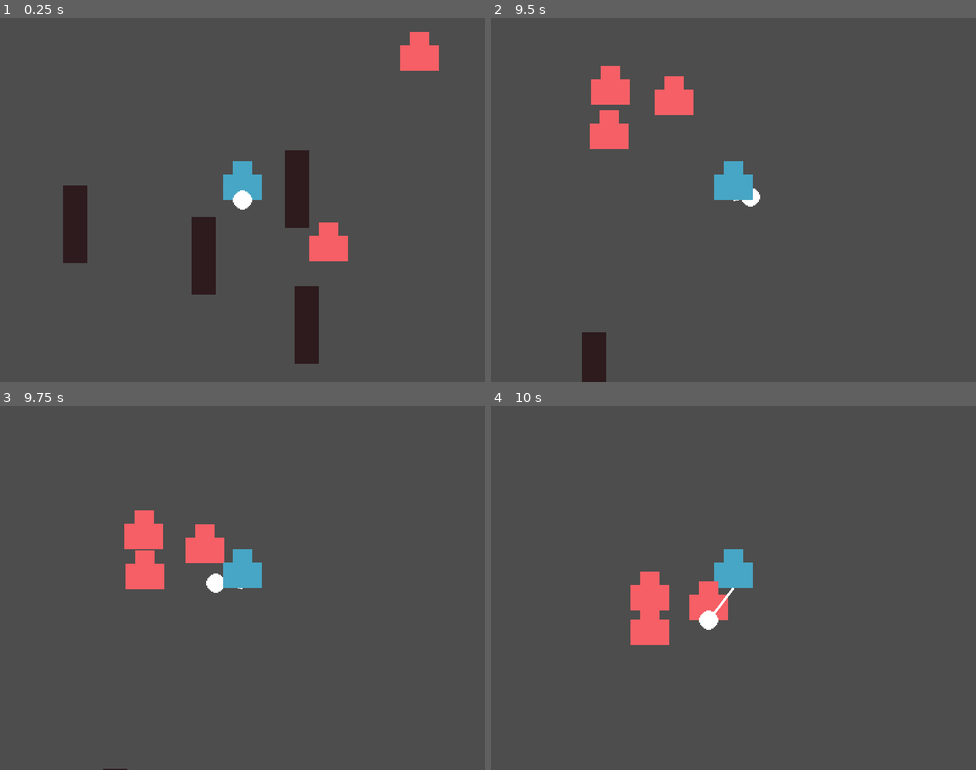
Above: before the commit, frames 1-4 (two rows, left to right).
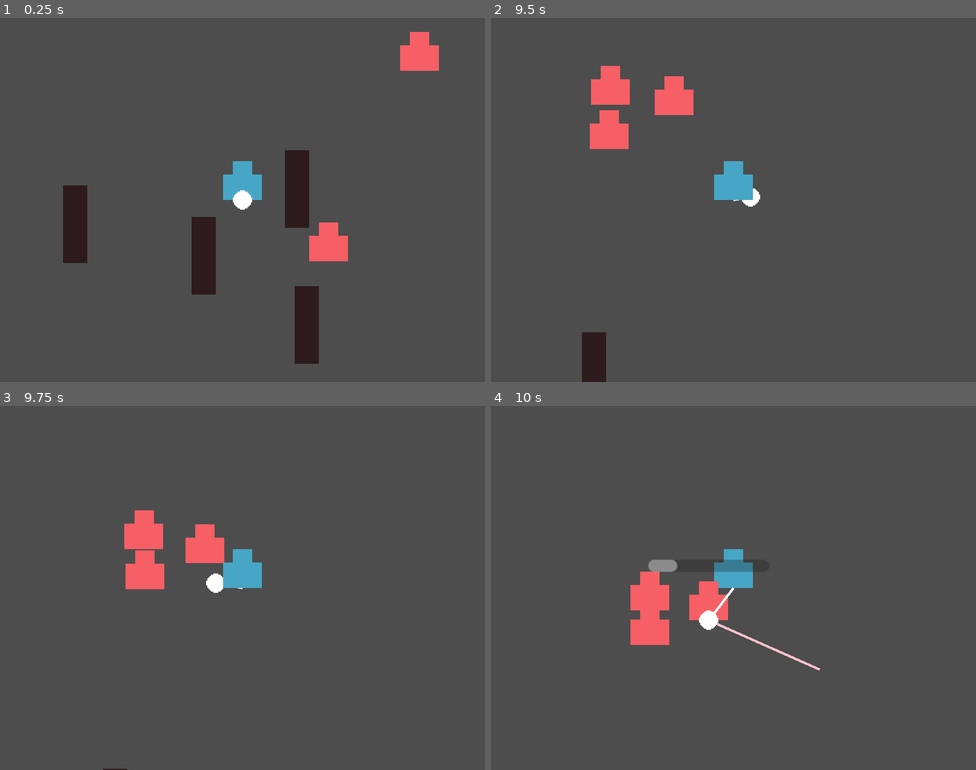
Above: after the commit, the same moments.

Repository: martindzejky/gmtk2025
Game: Godot game, scene res://main.tscn
Two runs of this game, one before a commit and one after it. Both use one fixed random seed, a clock stepped at 60 frames per second and the inputs below.
Inputs (mouse positions are in pixels of both pictures, inside the frame that each line leads up to):
- Up to frame 1 (0.25 s): no input
- Up to frame 2 (9.5 s): move the mouse to (709, 272) at 0.52 s; hold W (move_up) 0.53-2.03 s; click (709, 272) at 0.6 s; move the mouse to (879, 254) at 1.27 s; click (879, 254) at 1.35 s; move the mouse to (588, 145) at 2.02 s; hold A (move_left) 2.03-3.53 s; click (588, 145) at 2.1 s; move the mouse to (757, 200) at 2.77 s; click (757, 200) at 2.85 s; move the mouse to (660, 109) at 3.52 s; hold S (move_down) 3.53-4.28 s; click (660, 109) at 3.6 s; move the mouse to (840, 181) at 4.27 s; hold D (move_right) 4.28-5.03 s; click (840, 181) at 4.35 s; move the mouse to (636, 218) at 5.02 s; hold W (move_up) 5.03-5.78 s; click (636, 218) at 5.1 s; move the mouse to (782, 119) at 5.77 s; hold D (move_right) 5.78-8.03 s; click (782, 119) at 5.85 s; move the mouse to (709, 272) at 6.52 s; click (709, 272) at 6.6 s; move the mouse to (879, 254) at 7.27 s; click (879, 254) at 7.35 s; move the mouse to (588, 145) at 8.02 s; hold S (move_down) 8.03-8.78 s; click (588, 145) at 8.1 s; move the mouse to (757, 200) at 8.77 s; hold A (move_left) from 8.78 s (still down); click (757, 200) at 8.85 s
- Up to frame 3 (9.75 s): move the mouse to (169, 497) at 9.52 s; release A (move_left) at 9.53 s; hold W (move_up) from 9.53 s (still down); click (169, 497) at 9.6 s
- Up to frame 4 (10 s): keep holding W (move_up)

Frames 1-3 are identical in both runs. In frame 4, 0.6% of the frame differs, in the area x 32-68%, y 42-73%.

Commit message:
implement looping and catching

Diff:
--- a/objects/hook.tscn
+++ b/objects/hook.tscn
@@ -6,11 +6,10 @@
 [sub_resource type="CircleShape2D" id="CircleShape2D_f46kd"]
 radius = 15.0
 
-[node name="hook" type="Area2D" node_paths=PackedStringArray("player", "lasso") groups=["hook"]]
+[node name="hook" type="Area2D" node_paths=PackedStringArray("progress_bar") groups=["hook"]]
 collision_mask = 5
 script = ExtResource("1_vff3s")
-player = NodePath("")
-lasso = NodePath("")
+progress_bar = NodePath("progress")
 max_distance_from_player = 400.0
 
 [node name="sprite" type="Sprite2D" parent="."]
@@ -19,4 +18,21 @@
 [node name="shape" type="CollisionShape2D" parent="."]
 shape = SubResource("CircleShape2D_f46kd")
 
+[node name="progress" type="ProgressBar" parent="."]
+anchors_preset = 7
+anchor_left = 0.5
+anchor_top = 1.0
+anchor_right = 0.5
+anchor_bottom = 1.0
+offset_left = -50.0
+offset_top = -50.0
+offset_right = 50.0
+offset_bottom = -40.0
+grow_horizontal = 2
+grow_vertical = 0
+size_flags_vertical = 8
+max_value = 1.0
+step = 0.001
+show_percentage = false
+
 [connection signal="body_entered" from="." to="." method="_on_body_entered"]
--- a/scripts/hook.gd
+++ b/scripts/hook.gd
@@ -3,7 +3,9 @@
 
 @export var player: Player
 @export var lasso: Lasso
+@export var progress_bar: ProgressBar
 @export var max_distance_from_player := 100.0
+@export var speed := 300.0
 
 enum State {
   WITH_PLAYER,
@@ -14,7 +16,9 @@
 
 var state: State = State.WITH_PLAYER
 var target_direction: Vector2 = Vector2.ZERO
-var speed := 300.0
+var total_angle_change := 0.0
+var starting_angle := 0.0
+var last_angle := 0.0
 
 func shoot_in_direction(new_target_direction: Vector2):
   if state != State.WITH_PLAYER:
@@ -27,9 +31,27 @@
 
   print('Shooting in direction: ', target_direction)
 
+func hook_to_enemy(enemy: Enemy):
+  if state != State.FLYING:
+    print('Hook is not flying so it cannot hook to enemy')
+    return
+
+  state = State.HOOKED
+
+  print('Hooking to enemy: ', enemy)
+  reparent(enemy)
+  position = Vector2.ZERO
+  total_angle_change = 0.0
+  starting_angle = global_position.angle_to_point(player.global_position)
+  last_angle = starting_angle
+
+func catch_enemy(enemy: Enemy):
+  # TODO: what happens here?
+  enemy.queue_free()
+
 func unhook():
   if state != State.HOOKED:
-    print('Hook is not hooked so it cannot unhook')
+    print('Hook is not hooked so it cannot unhook') # so many hooks...
     return
 
   state = State.RETURNING
@@ -37,6 +59,8 @@
 
 func _process(delta):
   queue_redraw()
+
+  progress_bar.visible = state == State.HOOKED
 
   match state:
     State.FLYING:
@@ -54,10 +78,34 @@
         reparent(lasso)
         position = Vector2.ZERO
 
+    State.HOOKED:
+      var current_angle := global_position.angle_to_point(player.global_position)
+      var angle_diff := current_angle - last_angle
+
+      # handle the -PI to PI angle wrap
+      if angle_diff > PI:
+        angle_diff -= 2 * PI
+      elif angle_diff < -PI:
+        angle_diff += 2 * PI
+
+      total_angle_change += angle_diff
+      last_angle = current_angle
+
+      # have we wrapped around yet?
+      if abs(total_angle_change) >= 2 * PI:
+        catch_enemy(get_parent())
+        unhook()
+
+      progress_bar.value = abs(total_angle_change) / (2 * PI)
+
 func _draw():
   if state != State.WITH_PLAYER:
     # draw chain to the player
     draw_line(Vector2.ZERO, player.global_position - global_position, Color.WHITE, 2.0)
+
+  if state == State.HOOKED:
+    # draw the starting direction
+    draw_line(Vector2.ZERO, Vector2.RIGHT.rotated(starting_angle) * 100, Color.PINK, 2.0)
 
 
 func _on_body_entered(body: Node2D):
@@ -66,10 +114,6 @@
   if state != State.FLYING: return
 
   if body is Enemy:
-    state = State.HOOKED
-
-    print('Hooking to enemy: ', body)
-    call_deferred('reparent', body)
-    call_deferred('set_position', Vector2.ZERO)
+    call_deferred('hook_to_enemy', body)
   else:
     state = State.RETURNING
